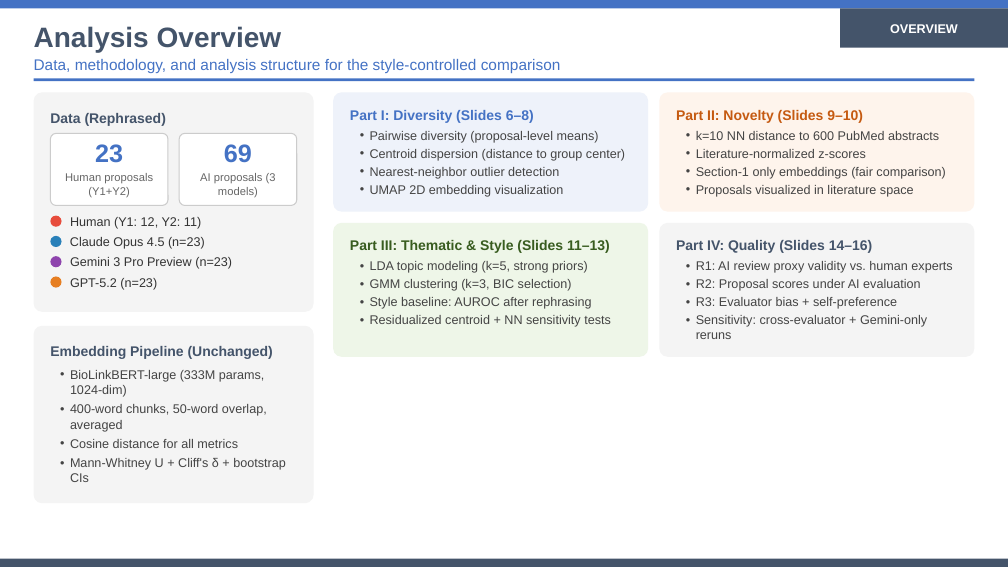
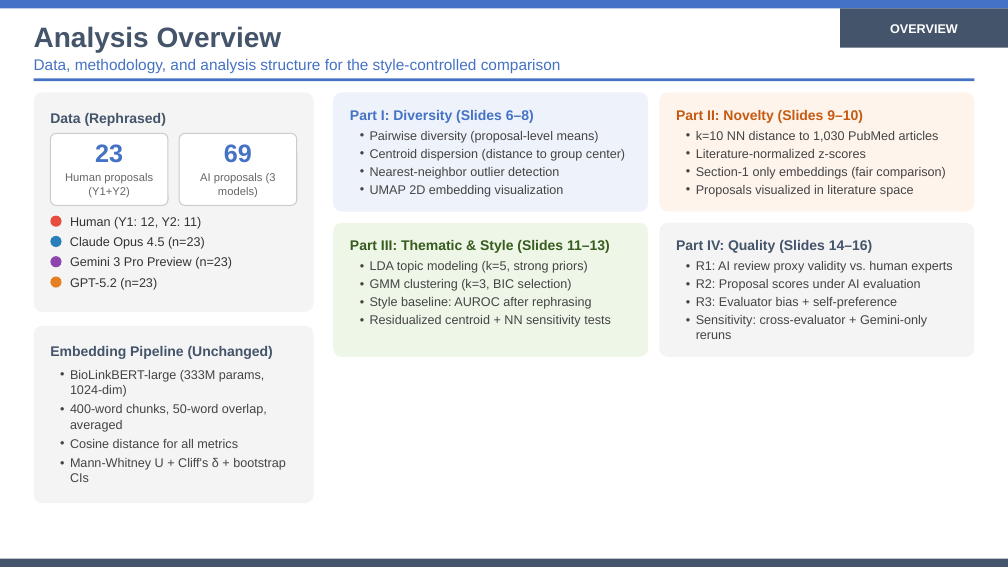
Before and after one commit to eveyhuang/human-AI-proposal, a slide deck: slide 7 of results/slides/style_controlled_comparison_presentation.pptx. Drawn at 1008x567 pixels with LibreOffice and Linux fonts; fonts in the diff are those of the drawing. Boxes give left, top, right and bottom in pixels: in the first picture for what was removed or moved away, otherwise in the second. Text is boxed around its words. In the diff, an @@ line names an element or a change of style, - is before the commit and + after.

```diff
--- a/results/slides/style_controlled_comparison_presentation.pptx
+++ b/results/slides/style_controlled_comparison_presentation.pptx
@@ text at (x1=696, y1=131, x2=939, y2=142): text changed @@
-• k=10 NN distance to 600 PubMed abstracts
+• k=10 NN distance to 1,030 PubMed articles
```
Also in this commit, not shown: 16 other slides changed, 2 other files.
